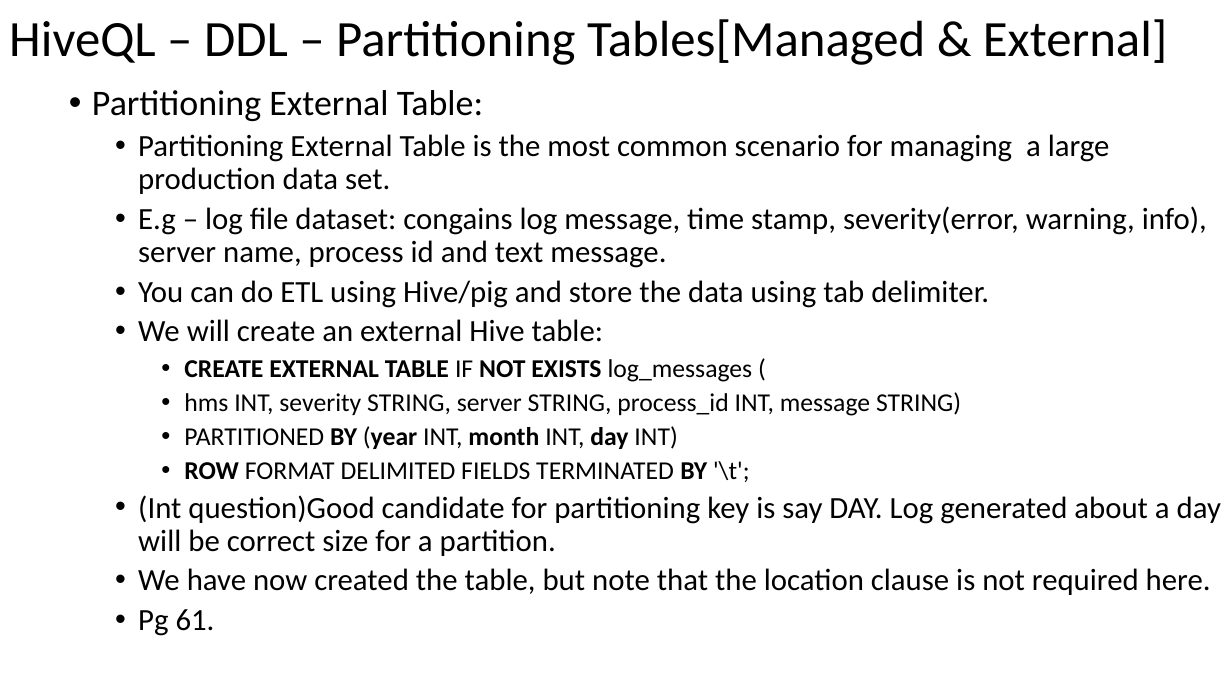
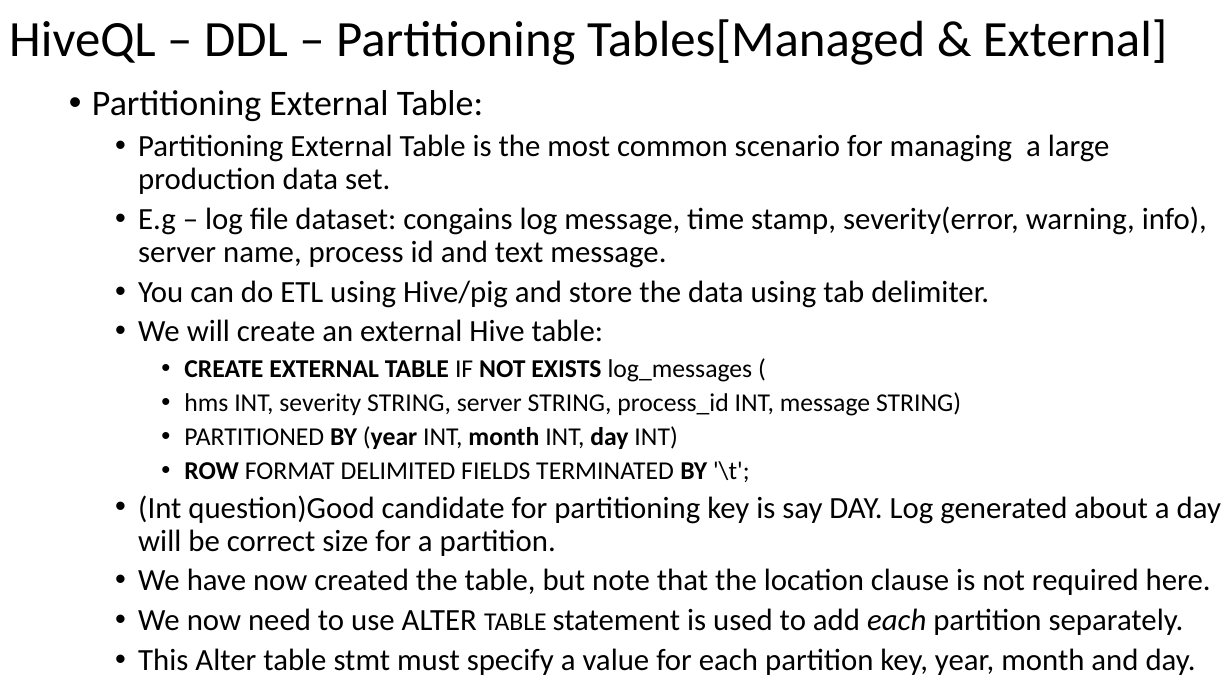
Before and after one commit to email2dorababu/SCALA_Reading, a slide deck: slide 17 of Hive_Def_Guide_mar_2016/Hive_programming_Hive_part3.pptx. Drawn at 1232x693 pixels with LibreOffice and Linux fonts; fonts in the diff are those of the drawing. Boxes give left, top, right and bottom in pixels: in the first picture for what was removed or moved away, otherwise in the second. Text is boxed around its words. In the diff, an @@ line names an element or a change of style, - is before the commit and + after.

```diff
--- a/Hive_Def_Guide_mar_2016/Hive_programming_Hive_part3.pptx
+++ b/Hive_Def_Guide_mar_2016/Hive_programming_Hive_part3.pptx
@@ text at bbox=[138, 608, 1196, 675]: text changed @@
-  • Pg 61.
+  • We now need to use ALTER TABLE statement is used to add each partition separately.
+  • This Alter table stmt must specify a value for each partition key, year, month and day.
```
Also in this commit, not shown: 12 slides added, 1 other file.
